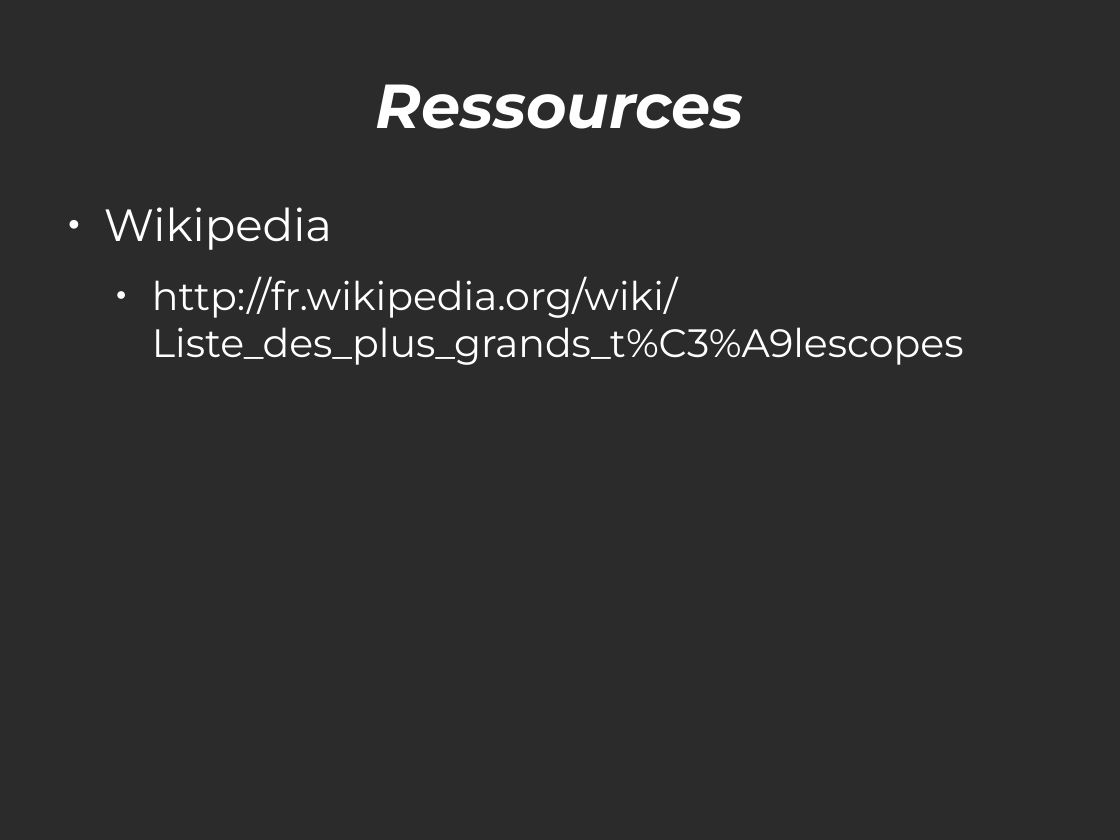
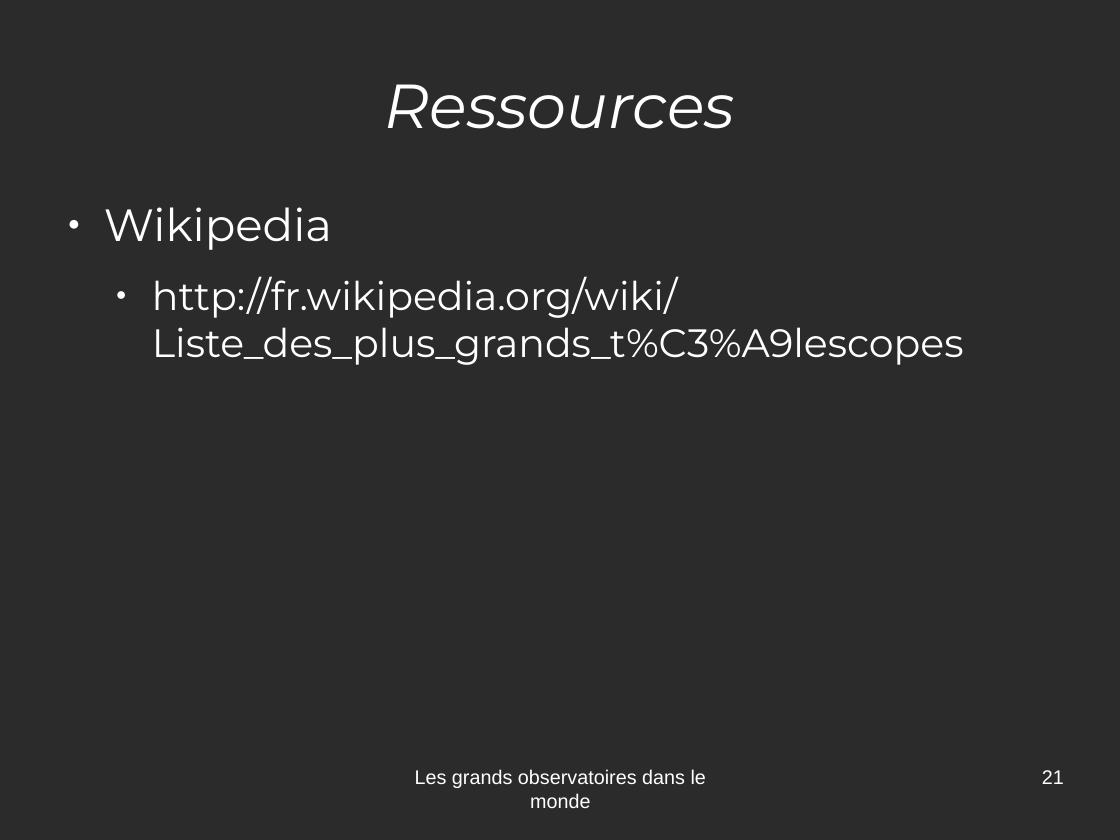
Before and after one commit to jcarnu/qf-astro, a slide deck: slide 21 of Ressources/Presentations/Observatoires.odp (slide 18 before the commit). Drawn at 1120x840 pixels with LibreOffice and Linux fonts; fonts in the diff are those of the drawing; background and template pictures are left out; a plain dark background stands for a picture behind light text. Boxes give left, top, right and bottom in pixels: in the first picture for what was removed or moved away, otherwise in the second. Text is boxed around its words. In the diff, an @@ line names an element or a change of style, - is before the commit and + after.

```diff
--- a/Ressources/Presentations/Observatoires.odp
+++ b/Ressources/Presentations/Observatoires.odp
@@ title "Ressources" at [385,84,735,129]: bold off @@
@@ text added at [415,769,706,808], 14 pt, text #FFFFFF @@
+Les grands observatoires dans le monde
@@ page number added at [1042,770,1064,784], 14 pt, text #FFFFFF @@
+21
```
Also in this commit, not shown: 16 other slides changed, 4 slides added, 1 slide removed, 8 other files.
